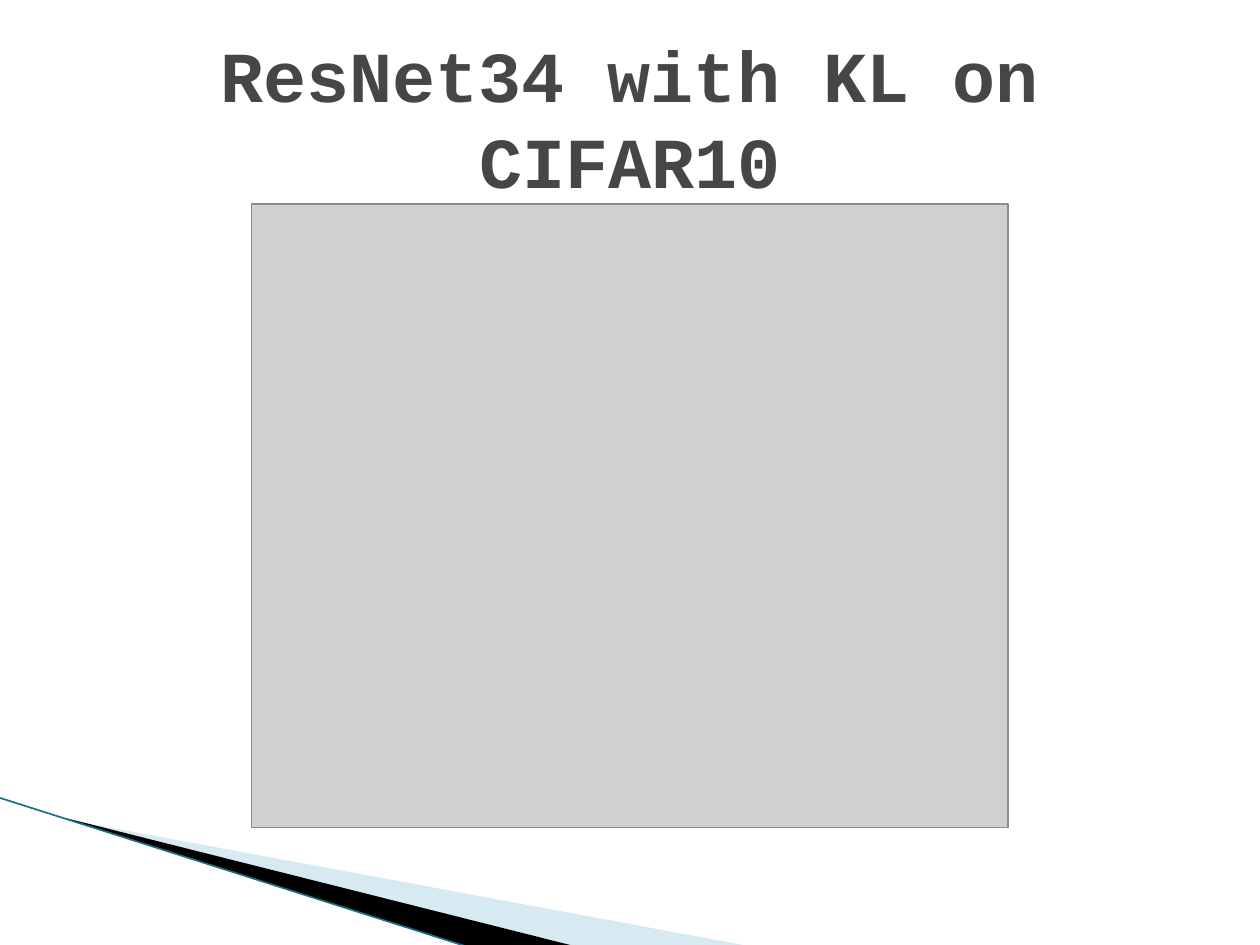
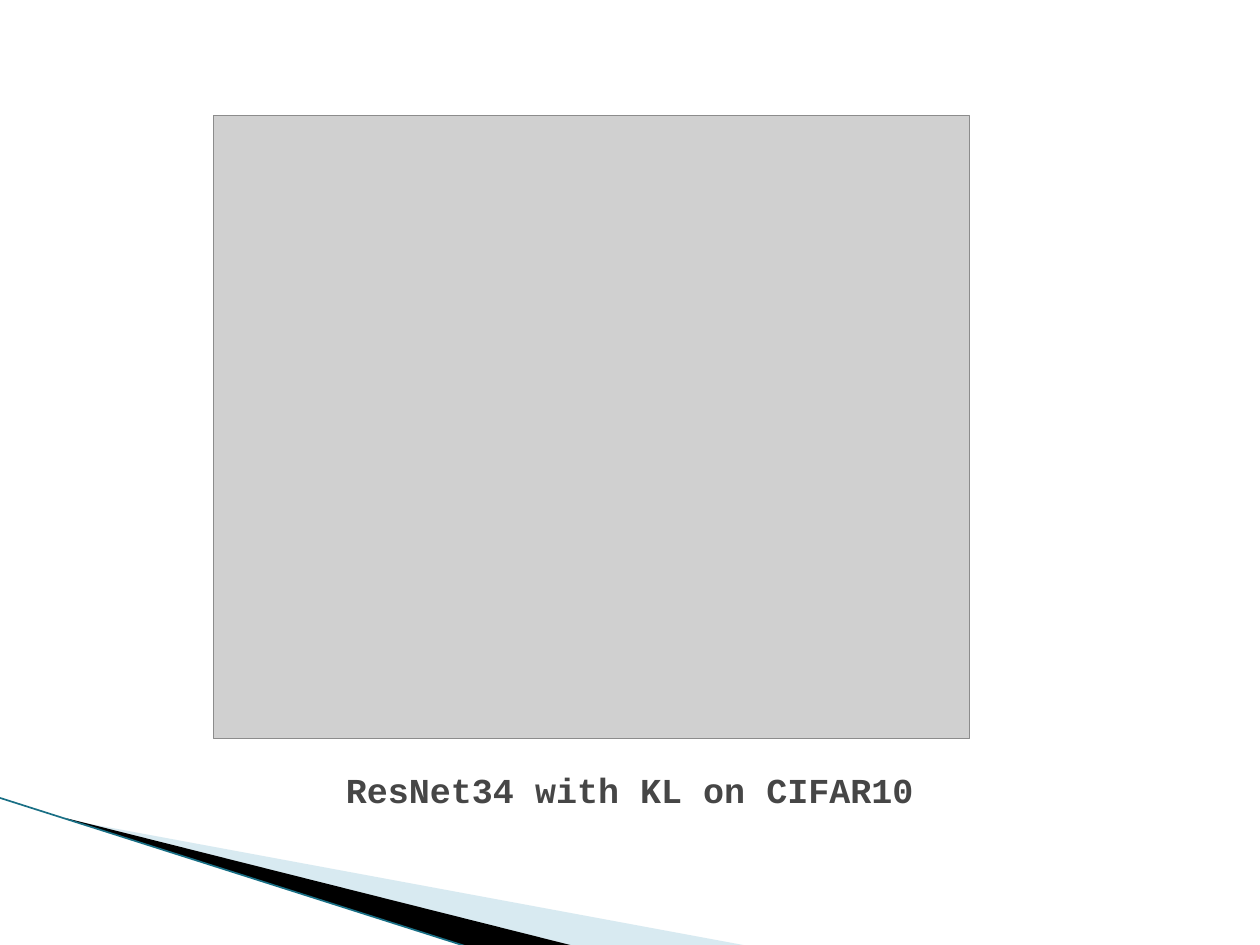
Before and after one commit to huangkaiyikatherine/nexperia, a slide deck: slide 7 of Recent Works on Noisy Labels Robustness.pptx. Drawn at 1260x945 pixels with LibreOffice and Linux fonts; fonts in the diff are those of the drawing; grey boxes stand for pictures; background and template pictures are left out. Boxes give left, top, right and bottom in pixels: in the first picture for what was removed or moved away, otherwise in the second. Text is boxed around its words. In the diff, an @@ line names an element or a change of style, - is before the commit and + after.

```diff
--- a/Recent Works on Noisy Labels Robustness.pptx
+++ b/Recent Works on Noisy Labels Robustness.pptx
@@ picture: place and size @@
-picture at bbox=[252, 204, 1008, 828]
+picture at bbox=[213, 116, 969, 740]
@@ title "ResNet34 with KL on CIFAR10": place and size @@
-title "ResNet34 with KL on CIFAR10" at bbox=[221, 51, 1038, 208]
+title "ResNet34 with KL on CIFAR10" at bbox=[346, 778, 913, 804]
@@ title "ResNet34 with KL on CIFAR10" at bbox=[346, 778, 913, 804]: size 41 to 20 pt @@
```
Also in this commit, not shown: 9 other slides changed.
